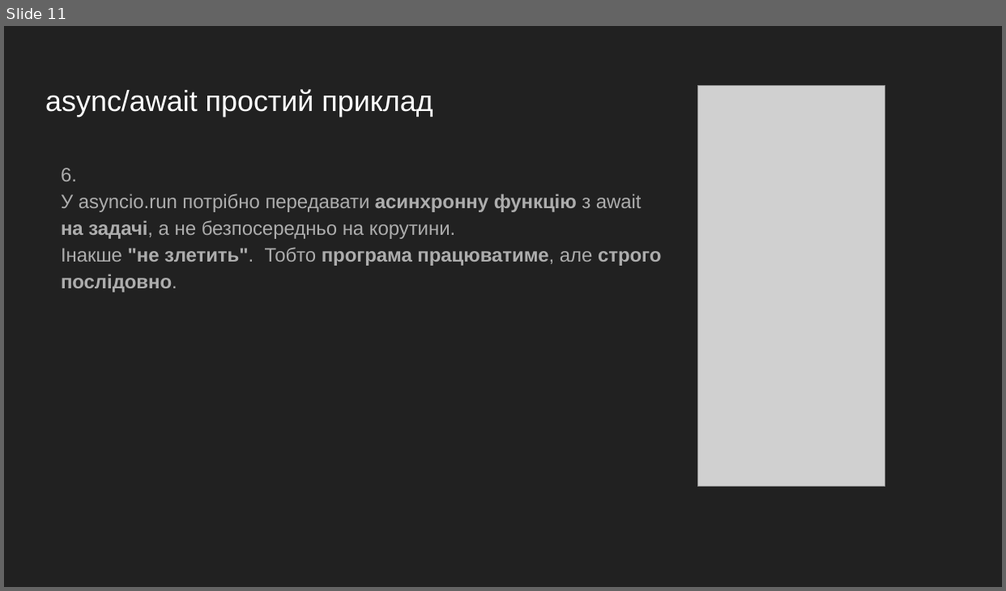
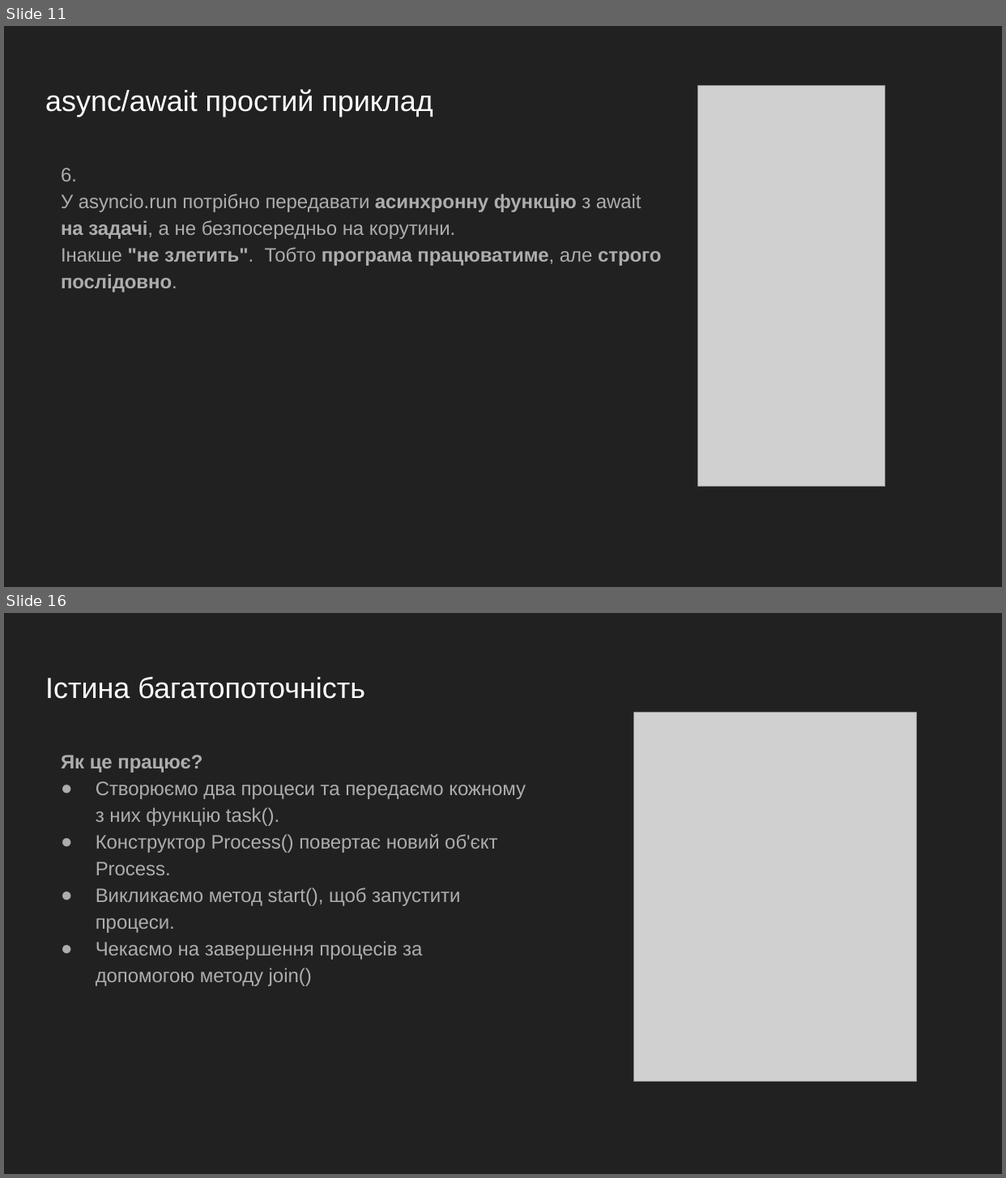
Before and after one commit to GeorgKantsedal/MMP-KKS-tasks, a slide deck: lectures materials/mmp/MMP4 Paradigms in Python part3.pptx. Shown one above the other, each under a label of ours: slide 11 before the commit, slides 11 and 16 after it; the slides between them are not shown. The pictures are 1006x591 and 1006x1178 pixels, drawn with LibreOffice and Linux fonts; fonts in the diff are those of the drawing; grey boxes stand for pictures. Boxes give left, top, right and bottom in pixels: in the first picture for what was removed or moved away, otherwise in the second. Text is boxed around its words. In the diff, an @@ line names an element or a change of style, - is before the commit and + after.

```diff
--- a/lectures materials/mmp/MMP4 Paradigms in Python part3.pptx
+++ b/lectures materials/mmp/MMP4 Paradigms in Python part3.pptx
@@ slide 16 added at (4,613,1002,1174), background #212121 @@
@@ title added at (45,676,365,699), 28 pt, text #FFFFFF @@
+Істина багатопоточність
@@ picture added at (634,712,917,1081) @@
@@ text added at (61,755,526,986), 18.7 pt, text #ADADAD @@
+Як це працює?
+● Створюємо два процеси та передаємо кожному з них функцію task().
+● Конструктор Process() повертає новий об'єкт Process.
+● Викликаємо метод start(), щоб запустити процеси.
+● Чекаємо на завершення процесів за допомогою методу join()
```
Also in this commit, not shown: 1 slide changed, 3 other slides added.
